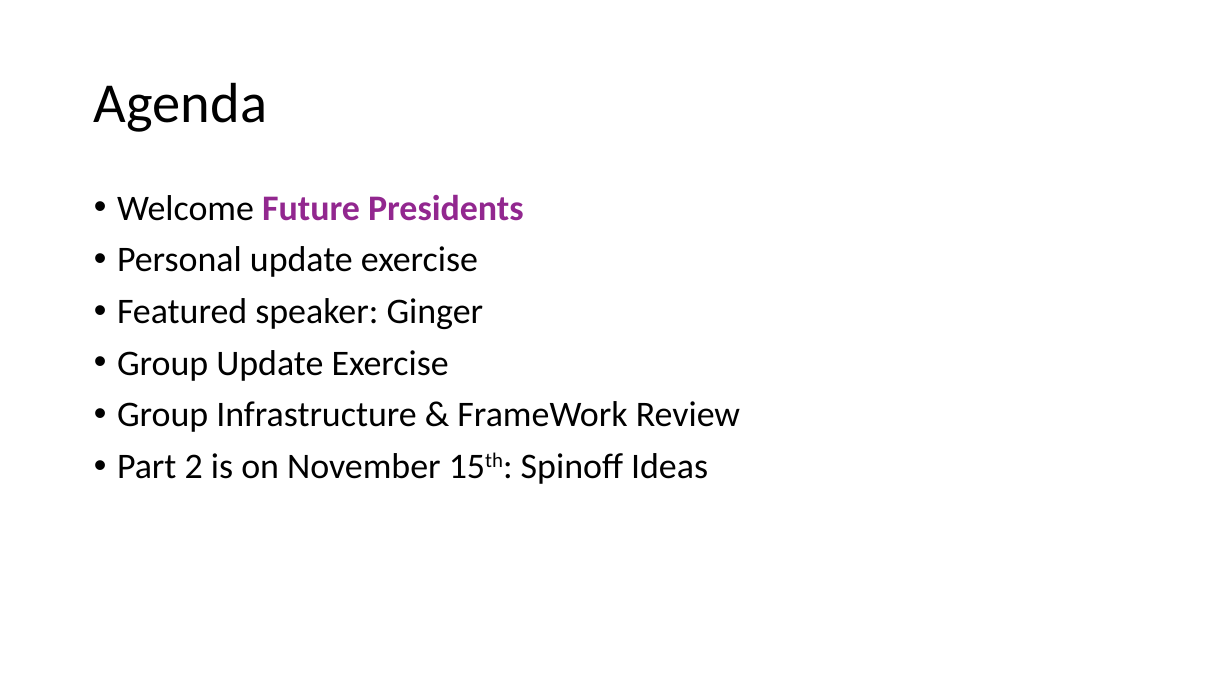
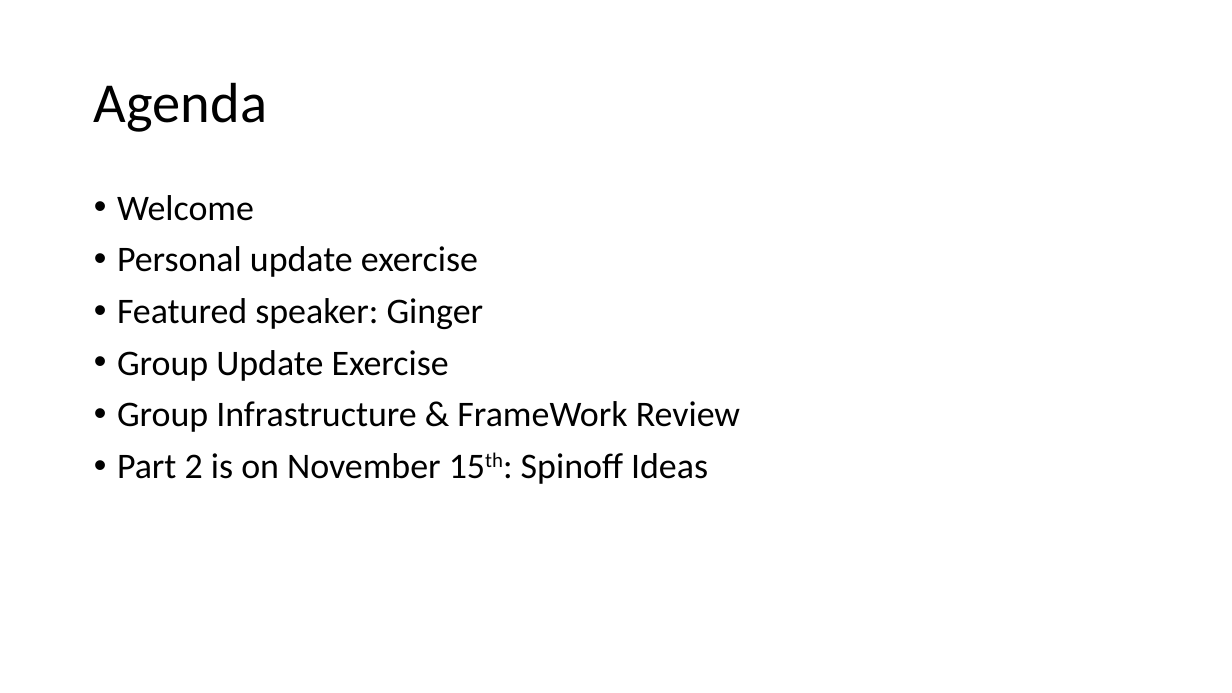
Before and after one commit to datascientistasociety/ServiceManual, a slide deck: slide 6 of ProgramsHandbook/ProgramArchives/20211025AnnualPlanning.pptx. Drawn at 1232x693 pixels with LibreOffice and Linux fonts; fonts in the diff are those of the drawing. Boxes give left, top, right and bottom in pixels: in the first picture for what was removed or moved away, otherwise in the second. Text is boxed around its words. In the diff, an @@ line names an element or a change of style, - is before the commit and + after.

```diff
--- a/ProgramsHandbook/ProgramArchives/20211025AnnualPlanning.pptx
+++ b/ProgramsHandbook/ProgramArchives/20211025AnnualPlanning.pptx
@@ text at (117,195,254,221): text changed; text colour #92278F to #000000; bold off @@
-• Welcome Future Presidents
+• Welcome
```
Also in this commit, not shown: 5 other slides changed, 1 slide added, 16 other files.
